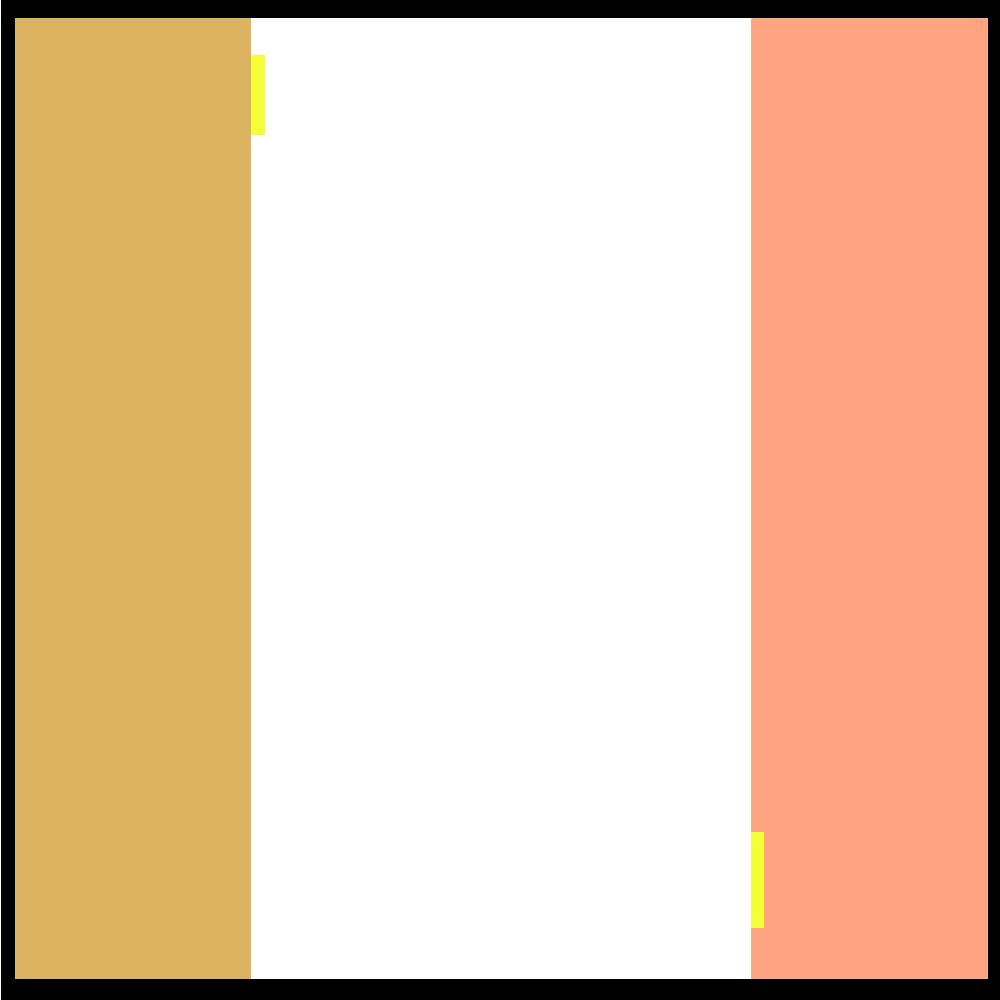
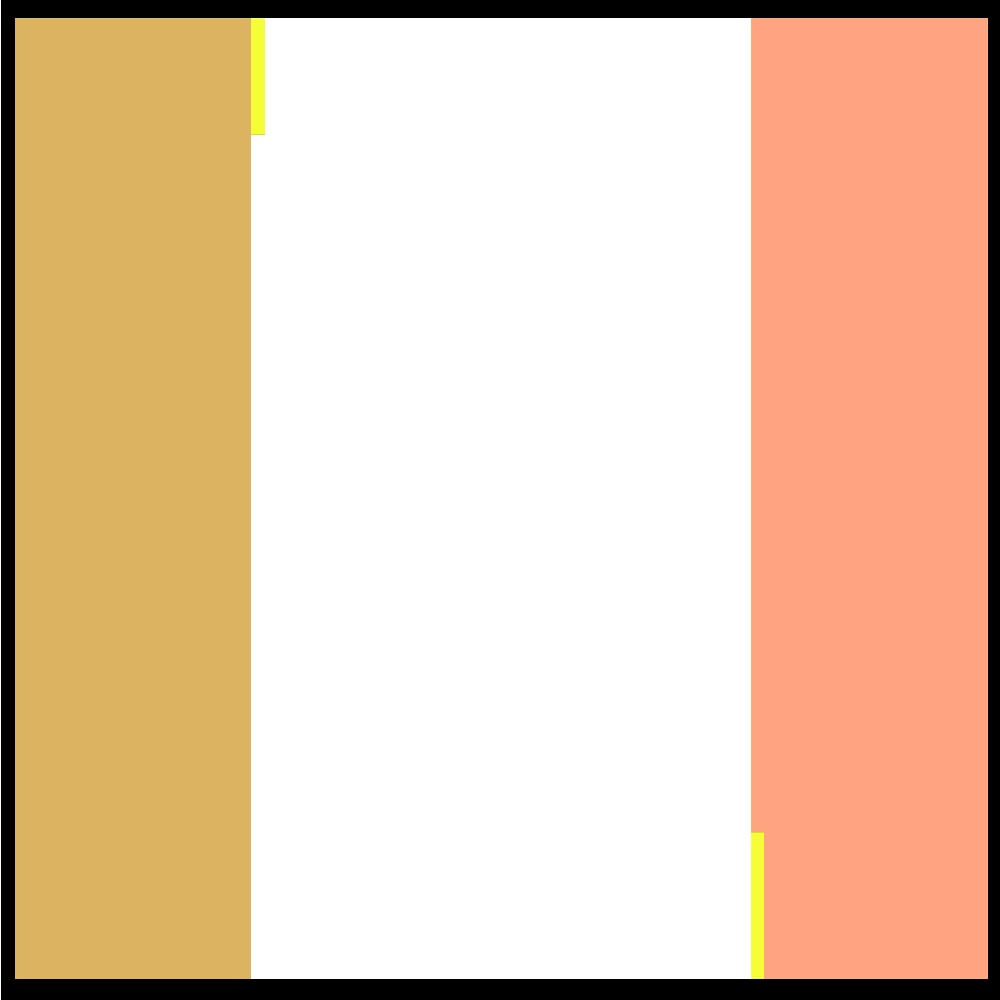
Layer changes from the first 1000x1000 image to the second:
painted on "env_1000_2zones_background.bmp" over [251, 18, 764, 979]
